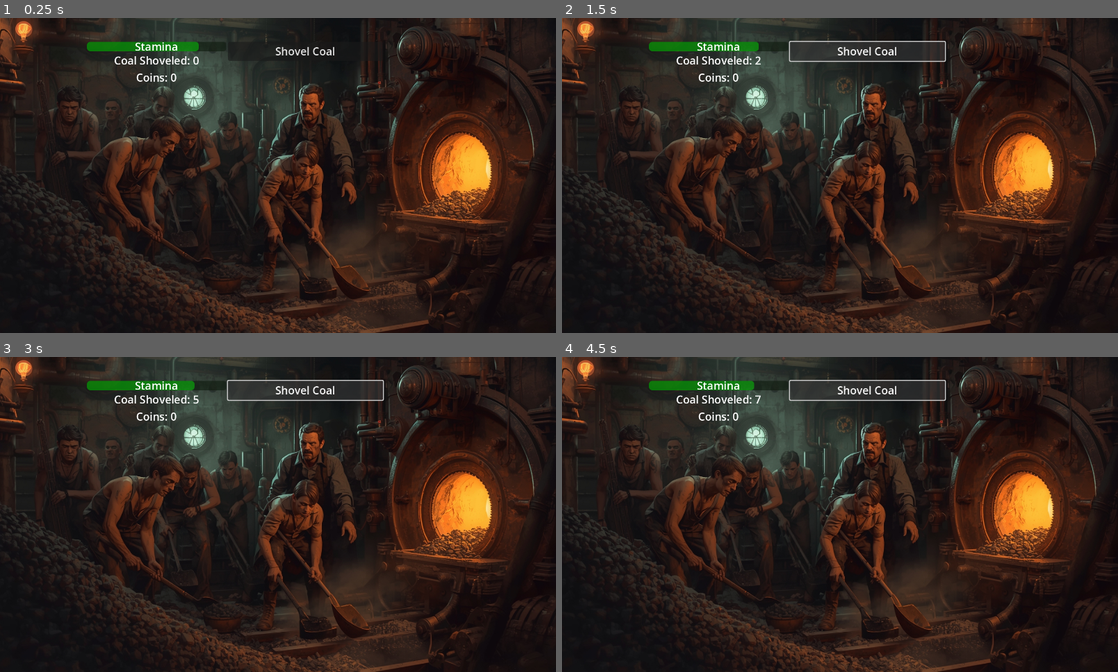
Above: before the commit, frames 1-4 (two rows, left to right).
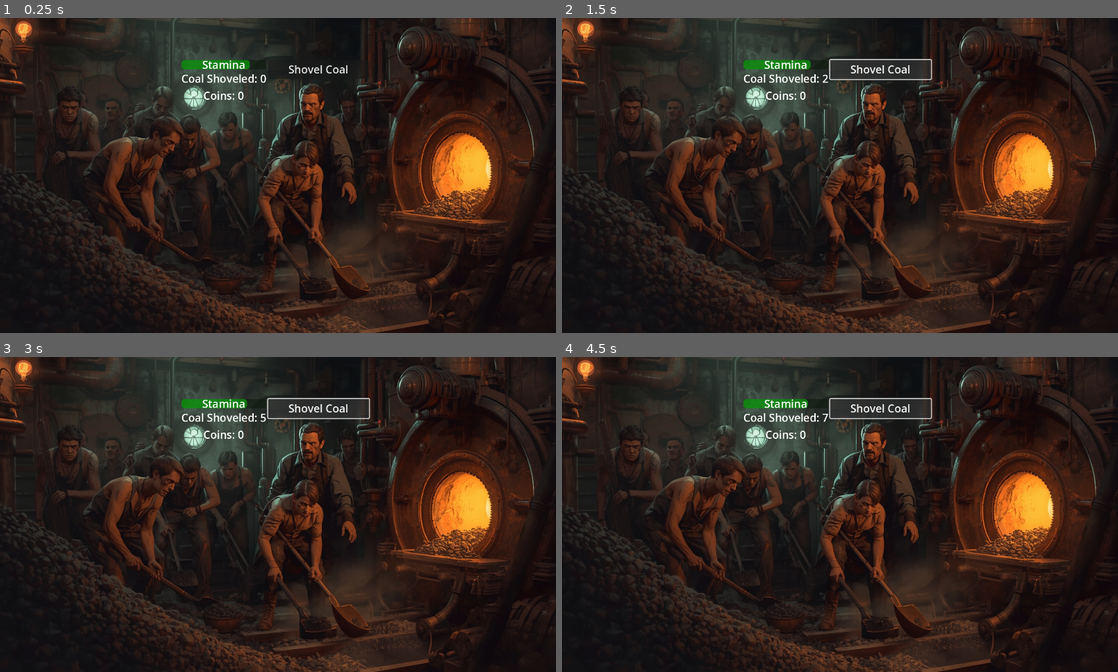
Above: after the commit, the same moments.

Repository: noahval/GoA
Game: Godot game, scene res://level1/furnace.tscn
Same seed, same stepped clock (60 frames per second), same inputs: the game is played once before the commit and once after it.
Inputs:
- Up to frame 1 (0.25 s): no input
- Up to frame 2 (1.5 s): click "Shovel Coal" at 0.5 s; click "Shovel Coal" at 1.25 s
- Up to frame 3 (3 s): click "Shovel Coal" at 2 s; tap Enter at 2.75 s
- Up to frame 4 (4.5 s): tap Space at 3.5 s; tap Enter at 4.25 s

The runs differ from the first frame. In frame 1, 1.8% of the frame differs, in the area x 15-67%, y 7-26%; in frame 2, 2.6%, in the area x 15-70%, y 7-26%; in frame 3, 2.6%; in frame 4, 2.6%.

Commit message:
apply font size to nodes

Diff:
--- a/level1/dream.tscn
+++ b/level1/dream.tscn
@@ -1,7 +1,8 @@
-[gd_scene load_steps=3 format=3 uid="uid://dream_scene_level1"]
+[gd_scene load_steps=4 format=3 uid="uid://c2qus2204pgky"]
 
-[ext_resource type="Script" path="res://level1/dream.gd" id="1"]
-[ext_resource type="Texture2D" path="res://level1/dream.jpg" id="2"]
+[ext_resource type="Script" uid="uid://covx5m8lhrp3h" path="res://level1/dream.gd" id="1"]
+[ext_resource type="Texture2D" uid="uid://lpei21lrh7e0" path="res://level1/dream.jpg" id="2"]
+[ext_resource type="Theme" path="res://default_theme.tres" id="3"]
 
 [node name="Dream" type="Control"]
 layout_mode = 3
@@ -53,6 +54,7 @@
 anchor_bottom = 1.0
 grow_horizontal = 2
 grow_vertical = 2
+theme = ExtResource("3")
 theme_override_colors/font_color = Color(1, 1, 1, 1)
 text = "Dream"
 horizontal_alignment = 1
@@ -81,23 +83,26 @@
 anchor_bottom = 1.0
 grow_horizontal = 2
 grow_vertical = 2
+theme = ExtResource("3")
 text = "Stamina"
 horizontal_alignment = 1
 vertical_alignment = 1
 
 [node name="RightVBox" type="VBoxContainer" parent="HBoxContainer"]
+custom_minimum_size = Vector2(260, 0)
 layout_mode = 2
-custom_minimum_size = Vector2(260, 0)
 
 [node name="BackButton" type="Button" parent="HBoxContainer/RightVBox"]
 layout_mode = 2
+theme = ExtResource("3")
 theme_override_colors/font_color = Color(1, 1, 1, 1)
 text = "Try to Wake Up"
 
 [node name="WillpowerButton" type="Button" parent="HBoxContainer/RightVBox"]
 layout_mode = 2
+theme = ExtResource("3")
 theme_override_colors/font_color = Color(1, 1, 1, 1)
 text = "Dream of Willpower"
 
+[connection signal="pressed" from="HBoxContainer/RightVBox/BackButton" to="." method="_on_back_button_pressed"]
 [connection signal="pressed" from="HBoxContainer/RightVBox/WillpowerButton" to="." method="_on_willpower_button_pressed"]
-[connection signal="pressed" from="HBoxContainer/RightVBox/BackButton" to="." method="_on_back_button_pressed"]
--- a/level1/furnace.tscn
+++ b/level1/furnace.tscn
@@ -1,12 +1,8 @@
-[gd_scene load_steps=5 format=3 uid="uid://cni3f6t3vpjku"]
+[gd_scene load_steps=4 format=3 uid="uid://cni3f6t3vpjku"]
 
 [ext_resource type="Script" uid="uid://bc1774bks8bbb" path="res://level1/furnace.gd" id="1"]
 [ext_resource type="Texture2D" uid="uid://b2p22oto547w8" path="res://level1/furnace.jpg" id="2"]
-
-[sub_resource type="Theme" id="Theme_tghfv"]
-
-[sub_resource type="Theme" id="Theme_w5m21"]
-default_font_size = 25
+[ext_resource type="Theme" path="res://default_theme.tres" id="3_w5m21"]
 
 [node name="Furnace" type="Control"]
 layout_mode = 3
@@ -35,15 +31,15 @@
 anchor_top = 0.5
 anchor_right = 0.5
 anchor_bottom = 0.5
-offset_left = -494.0
-offset_top = -346.5
-offset_right = 510.0
-offset_bottom = 338.5
+offset_left = -250.0
+offset_top = -300.0
+offset_right = 250.0
+offset_bottom = 300.0
 grow_horizontal = 2
 grow_vertical = 2
 
 [node name="LeftVBox" type="VBoxContainer" parent="HBoxContainer"]
-custom_minimum_size = Vector2(360, 0)
+custom_minimum_size = Vector2(220, 0)
 layout_mode = 2
 
 [node name="StaminaPanel" type="Panel" parent="HBoxContainer/LeftVBox"]
@@ -59,8 +55,6 @@
 anchor_bottom = 1.0
 grow_horizontal = 2
 grow_vertical = 2
-theme = SubResource("Theme_tghfv")
-theme_override_font_sizes/font_size = 25
 value = 100.0
 show_percentage = false
 
@@ -71,37 +65,38 @@
 anchor_bottom = 1.0
 grow_horizontal = 2
 grow_vertical = 2
-theme_override_font_sizes/font_size = 25
+theme = ExtResource("3_w5m21")
 text = "Stamina"
 horizontal_alignment = 1
 vertical_alignment = 1
 
 [node name="CoalLabel" type="Label" parent="HBoxContainer/LeftVBox"]
 layout_mode = 2
-theme_override_font_sizes/font_size = 25
+theme = ExtResource("3_w5m21")
 text = "Coal Shoveled: 0"
 horizontal_alignment = 1
 vertical_alignment = 1
 
 [node name="CoinsLabel" type="Label" parent="HBoxContainer/LeftVBox"]
 layout_mode = 2
-theme_override_font_sizes/font_size = 25
+theme = ExtResource("3_w5m21")
 text = "Coins: 0"
 horizontal_alignment = 1
 vertical_alignment = 1
 
 [node name="RightVBox" type="VBoxContainer" parent="HBoxContainer"]
-custom_minimum_size = Vector2(400, 0)
+custom_minimum_size = Vector2(260, 0)
 layout_mode = 2
 
 [node name="ShovelCoalButton" type="Button" parent="HBoxContainer/RightVBox"]
 layout_mode = 2
-theme = SubResource("Theme_w5m21")
+theme = ExtResource("3_w5m21")
 text = "Shovel Coal"
 
 [node name="ShopButton" type="Button" parent="HBoxContainer/RightVBox"]
 visible = false
 layout_mode = 2
+theme = ExtResource("3_w5m21")
 text = "Take Break"
 
 [connection signal="pressed" from="HBoxContainer/RightVBox/ShovelCoalButton" to="." method="_on_shovel_coal_button_pressed"]
--- a/level1/secret_passage_entrance.tscn
+++ b/level1/secret_passage_entrance.tscn
@@ -1,7 +1,8 @@
-[gd_scene load_steps=3 format=3 uid="uid://vwpxcrgsmbqn"]
+[gd_scene load_steps=4 format=3 uid="uid://vwpxcrgsmbqn"]
 
 [ext_resource type="Script" uid="uid://crf22qthb73tu" path="res://level1/secret_passage_entrance.gd" id="1"]
 [ext_resource type="Texture2D" uid="uid://d1om16454jv3e" path="res://level1/Secret_Passage.jpg" id="2"]
+[ext_resource type="Theme" path="res://default_theme.tres" id="3"]
 
 [node name="SecretPassageEntrance" type="Control"]
 layout_mode = 3
@@ -57,6 +58,7 @@
 anchor_bottom = 1.0
 grow_horizontal = 2
 grow_vertical = 2
+theme = ExtResource("3")
 text = "Break Timer"
 horizontal_alignment = 1
 vertical_alignment = 1
@@ -73,20 +75,24 @@
 anchor_bottom = 1.0
 grow_horizontal = 2
 grow_vertical = 2
+theme = ExtResource("3")
 text = "Secret Passage"
 horizontal_alignment = 1
 vertical_alignment = 1
 
 [node name="PuzzleButton" type="Button" parent="VBoxContainer"]
 layout_mode = 2
+theme = ExtResource("3")
 text = "Approach Pipes"
 
 [node name="WorkshopButton" type="Button" parent="VBoxContainer"]
 layout_mode = 2
+theme = ExtResource("3")
 text = "Enter Workshop"
 
 [node name="BackButton" type="Button" parent="VBoxContainer"]
 layout_mode = 2
+theme = ExtResource("3")
 text = "Back to Shop"
 
 [connection signal="pressed" from="VBoxContainer/PuzzleButton" to="." method="_on_puzzle_button_pressed"]
--- a/level1/secret_passage_puzzle.tscn
+++ b/level1/secret_passage_puzzle.tscn
@@ -1,7 +1,8 @@
-[gd_scene load_steps=3 format=3 uid="uid://secret_passage_puzzle_001"]
+[gd_scene load_steps=4 format=3 uid="uid://secret_passage_puzzle_001"]
 
 [ext_resource type="Script" path="res://level1/secret_passage_puzzle.gd" id="1"]
 [ext_resource type="Texture2D" path="res://level1/Secret_Passage.jpg" id="2"]
+[ext_resource type="Theme" path="res://default_theme.tres" id="3"]
 
 [node name="SecretPassagePuzzle" type="Control"]
 layout_mode = 3
@@ -55,6 +56,7 @@
 anchors_preset = 15
 anchor_right = 1.0
 anchor_bottom = 1.0
+theme = ExtResource("3")
 text = "Break Timer"
 horizontal_alignment = 1
 vertical_alignment = 1
@@ -69,6 +71,7 @@
 anchors_preset = 15
 anchor_right = 1.0
 anchor_bottom = 1.0
+theme = ExtResource("3")
 text = "Secret Passage"
 horizontal_alignment = 1
 vertical_alignment = 1
@@ -83,16 +86,19 @@
 anchors_preset = 15
 anchor_right = 1.0
 anchor_bottom = 1.0
+theme = ExtResource("3")
 text = "Pipes: 0"
 horizontal_alignment = 1
 vertical_alignment = 1
 
 [node name="PlacePipeButton" type="Button" parent="VBoxContainer"]
 layout_mode = 2
+theme = ExtResource("3")
 text = "Place Pipe"
 
 [node name="BackButton" type="Button" parent="VBoxContainer"]
 layout_mode = 2
+theme = ExtResource("3")
 text = "Back to Shop"
 
 [connection signal="pressed" from="VBoxContainer/PlacePipeButton" to="." method="_on_place_pipe_button_pressed"]
--- a/level1/shop.tscn
+++ b/level1/shop.tscn
@@ -1,7 +1,8 @@
-[gd_scene load_steps=3 format=3 uid="uid://cd70tr88djvet"]
+[gd_scene load_steps=4 format=3 uid="uid://cd70tr88djvet"]
 
 [ext_resource type="Script" path="res://level1/shop.gd" id="1"]
 [ext_resource type="Texture2D" path="res://level1/Shop.jpg" id="2"]
+[ext_resource type="Theme" path="res://default_theme.tres" id="3"]
 
 [node name="Shop" type="Control"]
 layout_mode = 3
@@ -64,7 +65,7 @@
 anchor_bottom = 1.0
 grow_horizontal = 2
 grow_vertical = 2
-theme_override_font_sizes/font_size = 25
+theme = ExtResource("3")
 text = "Break Timer"
 horizontal_alignment = 1
 vertical_alignment = 1
@@ -81,7 +82,7 @@
 anchor_bottom = 1.0
 grow_horizontal = 2
 grow_vertical = 2
-theme_override_font_sizes/font_size = 25
+theme = ExtResource("3")
 text = "Coins: 0"
 horizontal_alignment = 1
 vertical_alignment = 1
@@ -92,48 +93,48 @@
 
 [node name="ShovelButton" type="Button" parent="HBoxContainer/RightVBox"]
 layout_mode = 2
-theme_override_font_sizes/font_size = 25
+theme = ExtResource("3")
 text = "Better Shovel - Cost: 1"
 
 [node name="PlowButton" type="Button" parent="HBoxContainer/RightVBox"]
 layout_mode = 2
-theme_override_font_sizes/font_size = 25
+theme = ExtResource("3")
 text = "Coal Plow - Cost: 5"
 
 [node name="FurnaceUpgrade" type="Button" parent="HBoxContainer/RightVBox"]
 layout_mode = 2
-theme_override_font_sizes/font_size = 25
+theme = ExtResource("3")
 text = "Auto Furnace - Cost: 10"
 
 [node name="BribeOverseerButton" type="Button" parent="HBoxContainer/RightVBox"]
 layout_mode = 2
-theme_override_font_sizes/font_size = 25
+theme = ExtResource("3")
 text = "Bribe Overseer - Cost: 5"
 
 [node name="BribeBarkeepButton" type="Button" parent="HBoxContainer/RightVBox"]
 layout_mode = 2
-theme_override_font_sizes/font_size = 25
+theme = ExtResource("3")
 text = "Bribe Barkeep - Cost: 10"
 
 [node name="SecretPassageButton" type="Button" parent="HBoxContainer/RightVBox"]
 visible = false
 layout_mode = 2
-theme_override_font_sizes/font_size = 25
+theme = ExtResource("3")
 text = "Enter Secret Passage"
 
 [node name="DeveloperFreeCoinsButton" type="Button" parent="HBoxContainer/RightVBox"]
 layout_mode = 2
-theme_override_font_sizes/font_size = 25
+theme = ExtResource("3")
 text = "Developer Free Coins"
 
 [node name="NapButton" type="Button" parent="HBoxContainer/RightVBox"]
 layout_mode = 2
-theme_override_font_sizes/font_size = 25
+theme = ExtResource("3")
 text = "Nap"
 
 [node name="FurnaceButton" type="Button" parent="HBoxContainer/RightVBox"]
 layout_mode = 2
-theme_override_font_sizes/font_size = 25
+theme = ExtResource("3")
 text = "Back to Furnace"
 
 [connection signal="pressed" from="HBoxContainer/RightVBox/ShovelButton" to="." method="_on_shovel_button_pressed"]
--- a/level1/train_heart.tscn
+++ b/level1/train_heart.tscn
@@ -1,7 +1,8 @@
-[gd_scene load_steps=3 format=3 uid="uid://5fx8wv1di6ks"]
+[gd_scene load_steps=4 format=3 uid="uid://5fx8wv1di6ks"]
 
 [ext_resource type="Script" path="res://level1/train_heart.gd" id="1"]
 [ext_resource type="Texture2D" path="res://level1/Train_Heart.jpg" id="2"]
+[ext_resource type="Theme" path="res://default_theme.tres" id="3"]
 
 [node name="TrainHeart" type="Control"]
 layout_mode = 3
@@ -36,11 +37,13 @@
 
 [node name="Label" type="Label" parent="VBoxContainer"]
 layout_mode = 2
+theme = ExtResource("3")
 text = "Train Heart"
 horizontal_alignment = 1
 
 [node name="BackButton" type="Button" parent="VBoxContainer"]
 layout_mode = 2
+theme = ExtResource("3")
 text = "Back to Pipes"
 
 [connection signal="pressed" from="VBoxContainer/BackButton" to="." method="_on_back_button_pressed"]
--- a/level1/workshop.tscn
+++ b/level1/workshop.tscn
@@ -1,7 +1,8 @@
-[gd_scene load_steps=3 format=3 uid="uid://workshop_001"]
+[gd_scene load_steps=4 format=3 uid="uid://workshop_001"]
 
 [ext_resource type="Script" path="res://level1/workshop.gd" id="1"]
 [ext_resource type="Texture2D" path="res://level1/workshop.jpg" id="2"]
+[ext_resource type="Theme" path="res://default_theme.tres" id="3"]
 
 [node name="Workshop" type="Control"]
 layout_mode = 3
@@ -57,6 +58,7 @@
 anchors_preset = 15
 anchor_right = 1.0
 anchor_bottom = 1.0
+theme = ExtResource("3")
 text = "Break Timer"
 horizontal_alignment = 1
 vertical_alignment = 1
@@ -71,6 +73,7 @@
 anchors_preset = 15
 anchor_right = 1.0
 anchor_bottom = 1.0
+theme = ExtResource("3")
 text = "Workshop"
 horizontal_alignment = 1
 vertical_alignment = 1
@@ -85,6 +88,7 @@
 anchors_preset = 15
 anchor_right = 1.0
 anchor_bottom = 1.0
+theme = ExtResource("3")
 text = "Components: 0"
 horizontal_alignment = 1
 vertical_alignment = 1
@@ -99,6 +103,7 @@
 anchors_preset = 15
 anchor_right = 1.0
 anchor_bottom = 1.0
+theme = ExtResource("3")
 text = "Mechanisms: 0"
 horizontal_alignment = 1
 vertical_alignment = 1
@@ -113,6 +118,7 @@
 anchors_preset = 15
 anchor_right = 1.0
 anchor_bottom = 1.0
+theme = ExtResource("3")
 text = "Pipes: 0"
 horizontal_alignment = 1
 vertical_alignment = 1
@@ -123,18 +129,22 @@
 
 [node name="AssembleComponentButton" type="Button" parent="HBoxContainer/RightColumn"]
 layout_mode = 2
+theme = ExtResource("3")
 text = "Assemble Component"
 
 [node name="BuyPipeButton" type="Button" parent="HBoxContainer/RightColumn"]
 layout_mode = 2
+theme = ExtResource("3")
 text = "Assemble Pipe: 10 Components"
 
 [node name="BuyMechanismButton" type="Button" parent="HBoxContainer/RightColumn"]
 layout_mode = 2
+theme = ExtResource("3")
 text = "Assemble Mechanism: 10 Components"
 
 [node name="BackToPassageButton" type="Button" parent="HBoxContainer/RightColumn"]
 layout_mode = 2
+theme = ExtResource("3")
 text = "Back to Secret Passage"
 
 [connection signal="pressed" from="HBoxContainer/RightColumn/AssembleComponentButton" to="." method="_on_assemble_component_button_pressed"]
Not shown: 1 places in level1/dream.tscn that only renumber resources
